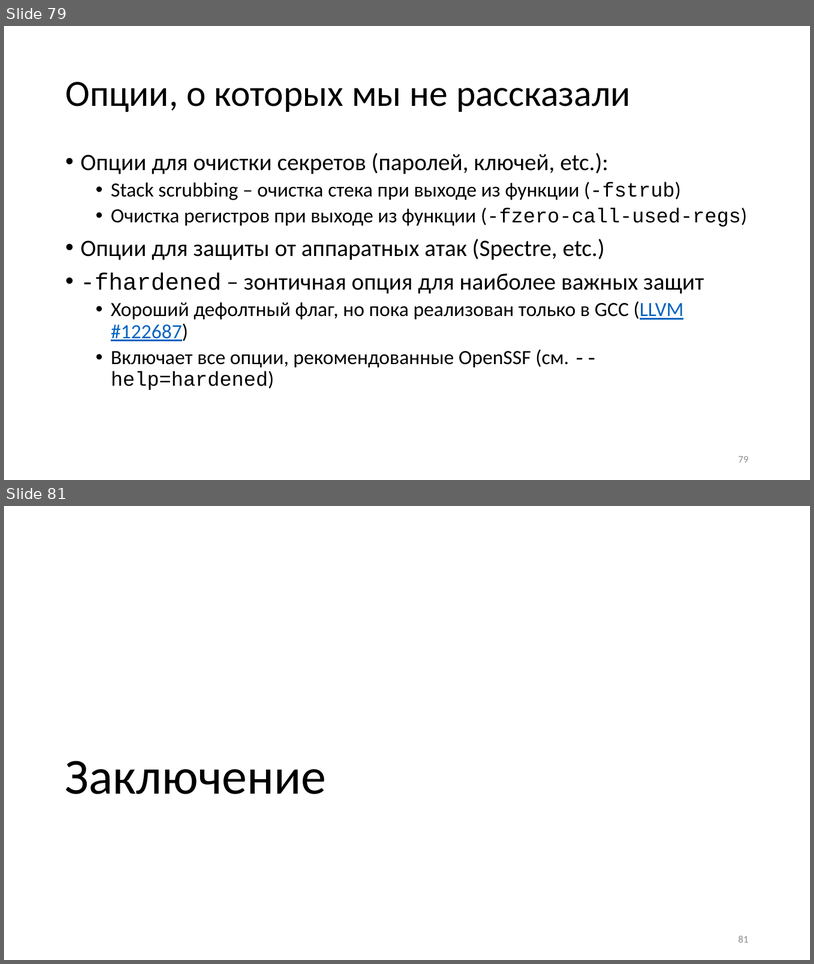
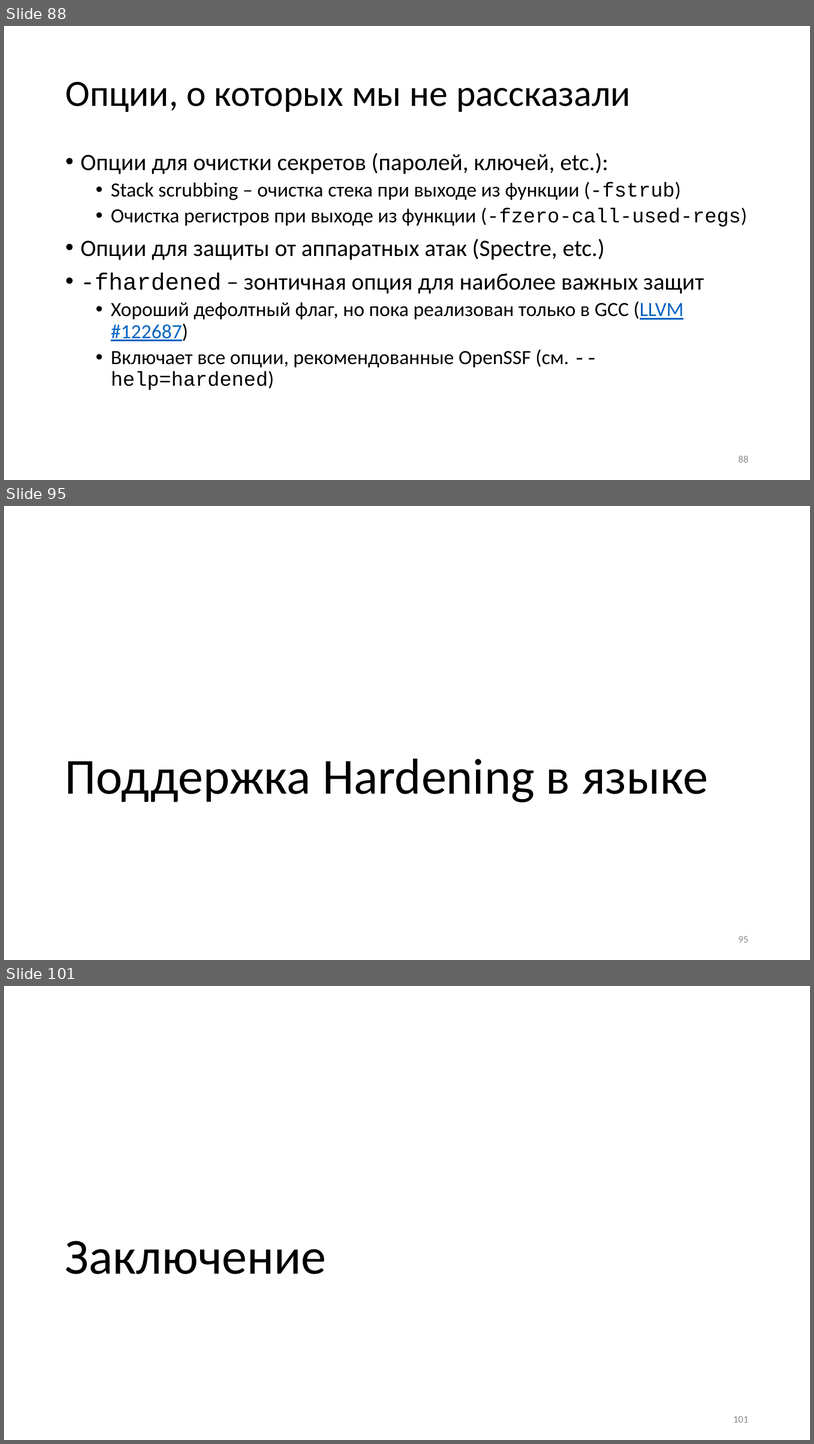
Before and after one commit to yugr/slides, a slide deck: CppZeroCost/2025/RU.pptx. Shown one above the other, each under a label of ours: slides 79 and 81 before the commit, slides 88, 95 and 101 after it; the slides between them are not shown. The pictures are 814x964 and 814x1444 pixels, drawn with LibreOffice and Linux fonts; fonts in the diff are those of the drawing. Boxes give left, top, right and bottom in pixels: in the first picture for what was removed or moved away, otherwise in the second. Text is boxed around its words. In the diff, an @@ line names an element or a change of style, - is before the commit and + after.

```diff
--- a/CppZeroCost/2025/RU.pptx
+++ b/CppZeroCost/2025/RU.pptx
@@ slide 95 added at <box>4,506,810,960</box>, background #FFFFFF @@
@@ title added at <box>65,758,708,802</box>, 60 pt, text #000000 @@
+Поддержка Hardening в языке
@@ page number added at <box>738,936,749,942</box>, 12 pt, text #8C8C8C @@
+95
@@ what was slide 79 is now slide 88 @@
@@ page number at <box>738,455,749,462</box>: text changed @@
-79
+88
@@ what was slide 81 is now slide 101 @@
@@ page number at <box>734,1416,749,1422</box>: text changed @@
-81
+101
```
Also in this commit, not shown: 2 slides changed, 20 other slides added, 2 other files.
